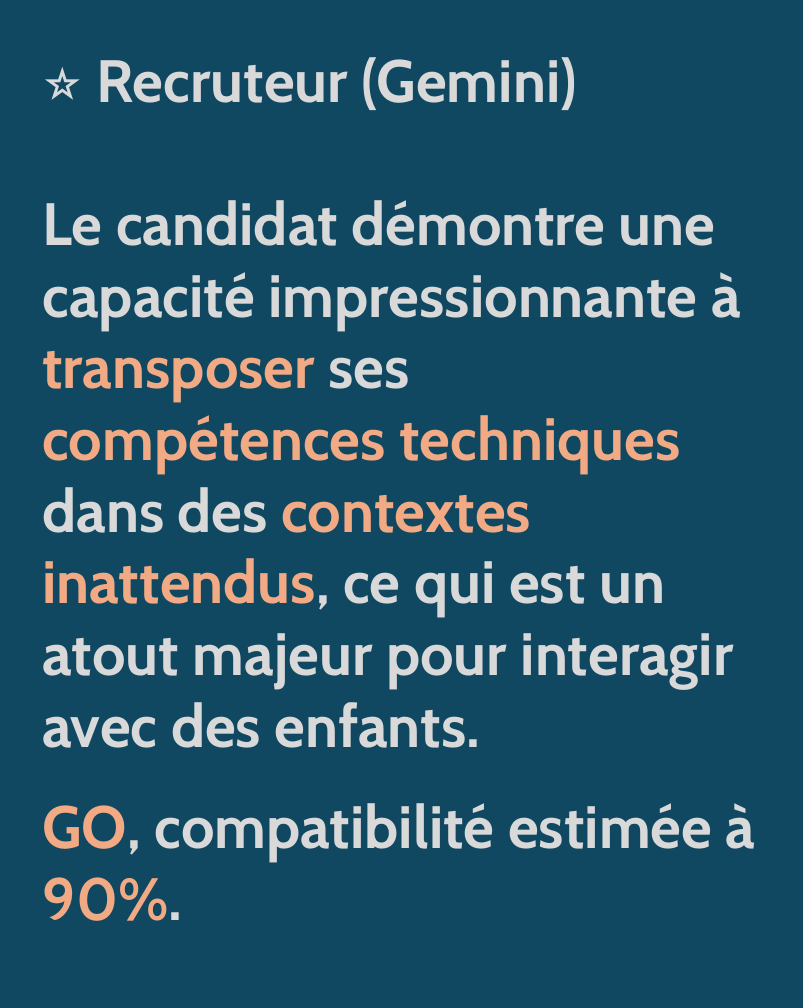
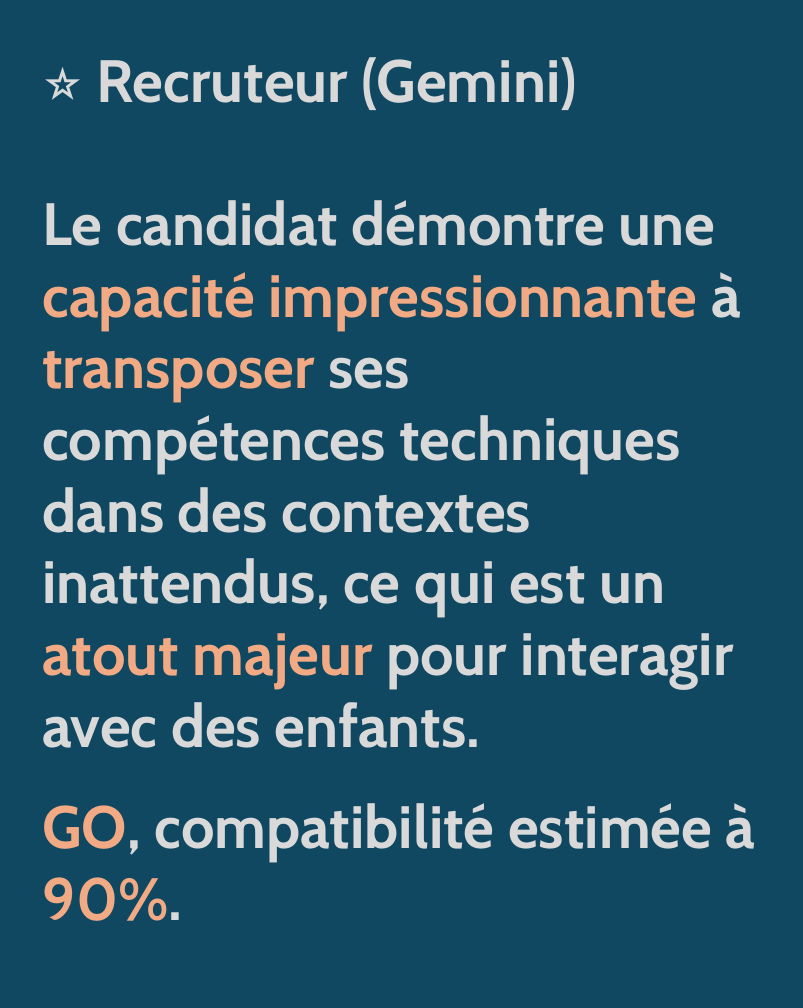
Before and after one commit to gissit/recrut-bot, a slide deck: slide 7 of docs/Carrousel.pptx. Drawn at 803x1008 pixels with LibreOffice and Linux fonts; fonts in the diff are those of the drawing. Boxes give left, top, right and bottom in pixels: in the first picture for what was removed or moved away, otherwise in the second. Text is boxed around its words. In the diff, an @@ line names an element or a change of style, - is before the commit and + after.

```diff
--- a/docs/Carrousel.pptx
+++ b/docs/Carrousel.pptx
@@ text at [42,200,741,748]: text colour #D9D9D9 to #F2AA84 in "capacité impressionnante atout majeur"; text colour #F2AA84 to #D9D9D9 in "compétences techniques contextes inattendus," @@
```
Also in this commit, not shown: 1 other file.
